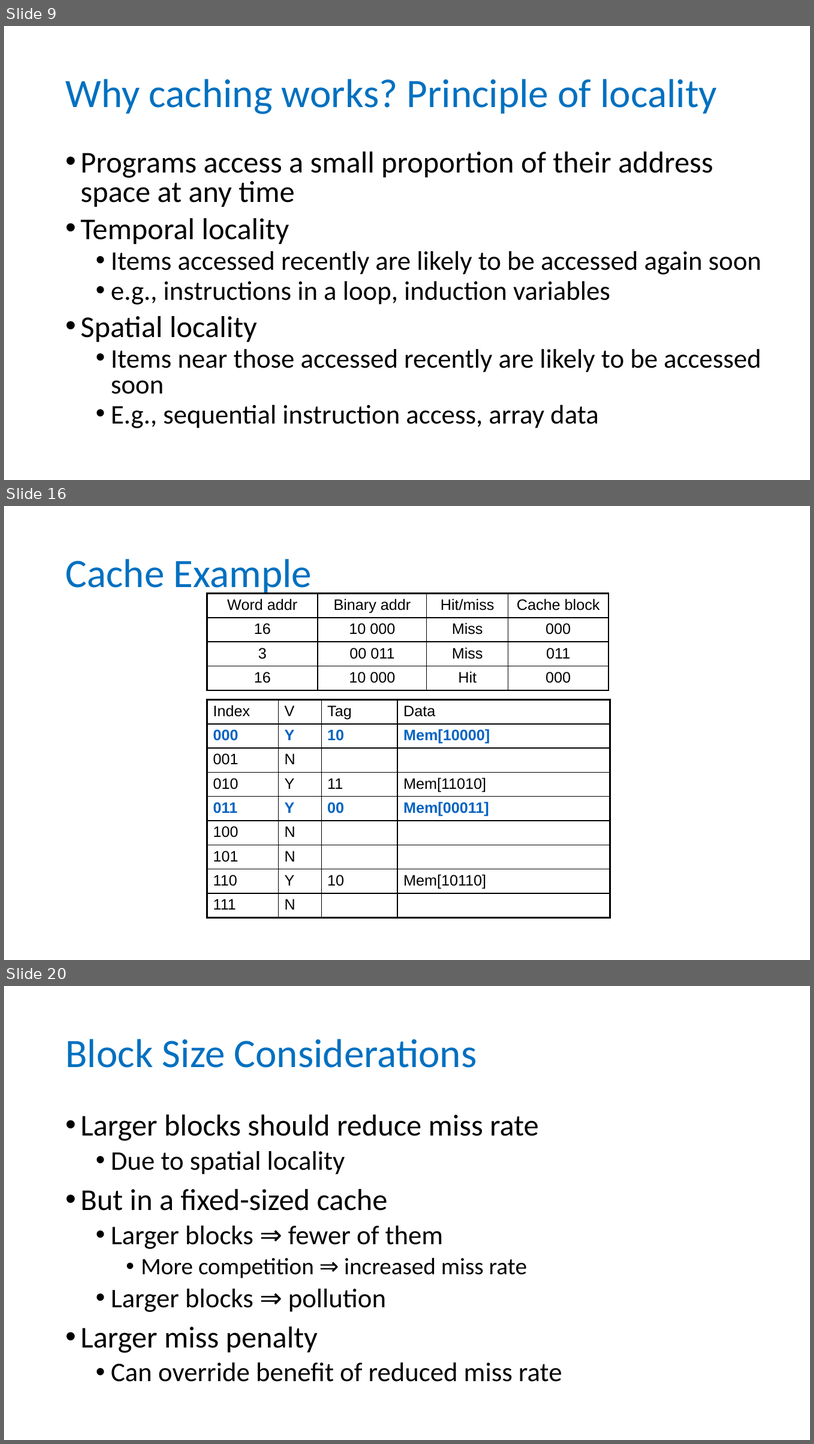
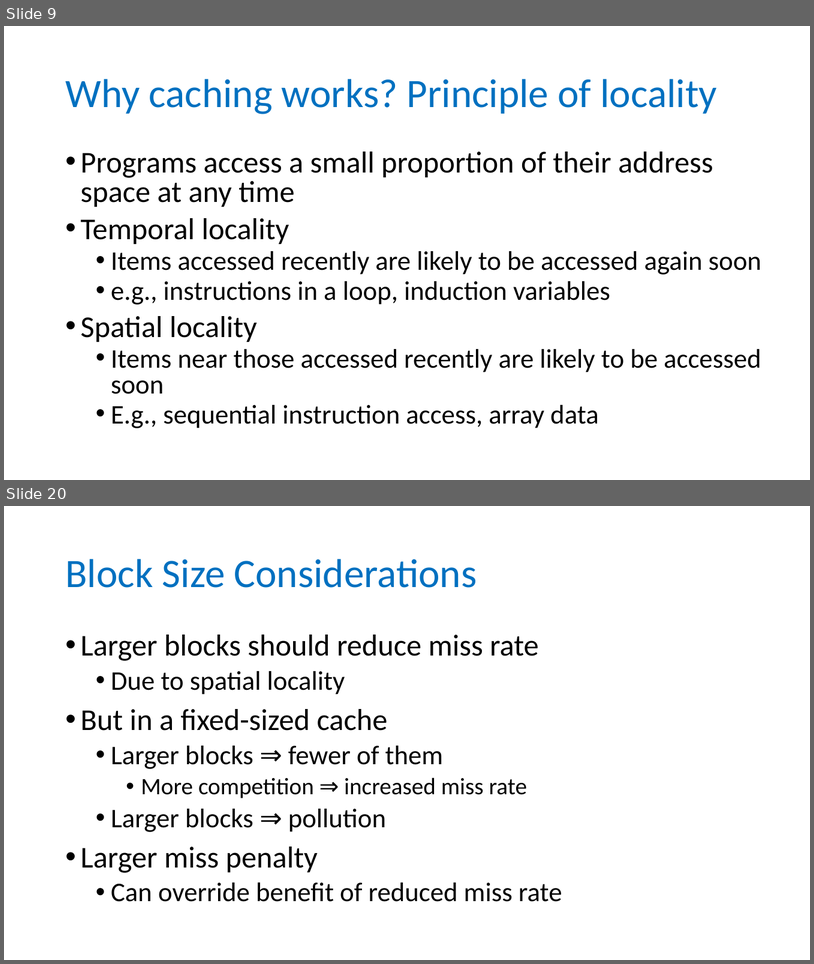
Before and after one commit to NYU-CSO/nyu-cso.github.io, a slide deck: notes/arch-mem.pptx. Shown one above the other, each under a label of ours: slides 9, 16 and 20 before the commit, slides 9 and 20 after it; the slides between them are not shown. The pictures are 814x1444 and 814x964 pixels, drawn with LibreOffice and Linux fonts; fonts in the diff are those of the drawing. Boxes give left, top, right and bottom in pixels: in the first picture for what was removed or moved away, otherwise in the second. Text is boxed around its words. In the diff, an @@ line names an element or a change of style, - is before the commit and + after.

```diff
--- a/notes/arch-mem.pptx
+++ b/notes/arch-mem.pptx
@@ slide 16 removed at [4, 506, 810, 960], background #FFFFFF @@
@@ title removed at [65, 559, 312, 597] @@
-Cache Example
@@ table removed at [207, 593, 609, 690], 4 rows, 4 columns @@
-Word addr | Binary addr | Hit/miss | Cache block
-16 | 10 000 | Miss | 000
-3 | 00 011 | Miss | 011
-16 | 10 000 | Hit | 000
@@ table removed at [207, 700, 611, 918], 9 rows, 4 columns @@
-Index | V | Tag | Data
-000 | Y | 10 | Mem[10000]
-001 | N |  | 
-010 | Y | 11 | Mem[11010]
-011 | Y | 00 | Mem[00011]
-100 | N |  | 
-101 | N |  | 
-110 | Y | 10 | Mem[10110]
-111 | N |  | 
```
Also in this commit, not shown: 22 slides changed, 4 slides added, 2 other slides removed, 1 other file.
